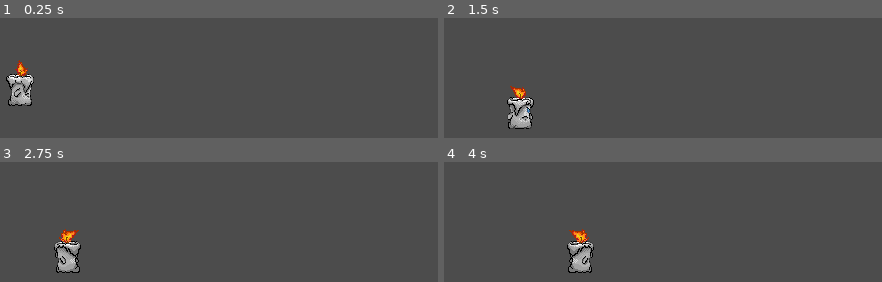
Above: before the commit, frames 1-4 (two rows, left to right).
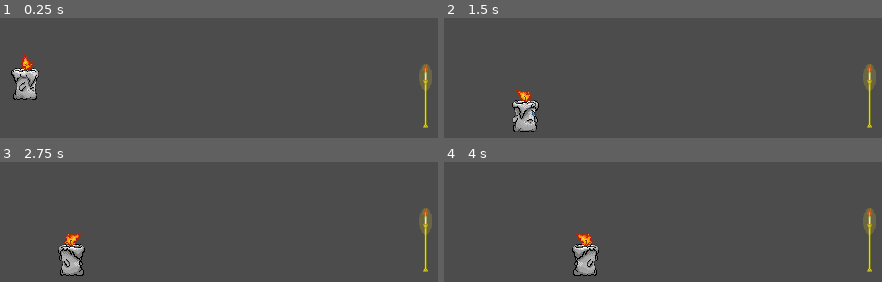
Above: after the commit, the same moments.

Repository: RoySS248/Project_flambo
Game: Godot game, scene res://TestRoom.tscn
Same seed, same stepped clock (60 frames per second), same inputs: the game is played once before the commit and once after it.
Inputs:
- Up to frame 1 (0.25 s): no input
- Up to frame 2 (1.5 s): hold Right (M_right) from 0.53 s (still down)
- Up to frame 3 (2.75 s): release Right (M_right) at 2.03 s; hold Left (M_left) from 2.03 s (still down)
- Up to frame 4 (4 s): release Left (M_left) at 2.78 s; hold Right (M_right) from 2.78 s (still down)

The runs differ from the first frame. In frame 1, 2.5% of the frame differs, in the area x 1-99%, y 30-92%; in frame 2, 2.3%; in frame 3, 2.3%; in frame 4, 2.4%.

Commit message:
Creacion de vela

Diff:
--- /dev/null
+++ b/Candle.gd
@@ -0,0 +1,20 @@
+extends Area2D
+
+
+# Declare member variables here. Examples:
+# var a = 2
+# var b = "text"
+
+
+# Called when the node enters the scene tree for the first time.
+func _ready():
+	pass # Replace with function body.
+
+func _area_shape_axited():
+	print("collision");
+	pass
+
+
+# Called every frame. 'delta' is the elapsed time since the previous frame.
+#func _process(delta):
+#	pass
--- a/Characters/Player/Player.tscn
+++ b/Characters/Player/Player.tscn
@@ -8,7 +8,7 @@
 [ext_resource path="res://Characters/Player/Player.gd" type="Script" id=6]
 
 [sub_resource type="RectangleShape2D" id=1]
-extents = Vector2( 13.2535, 22.0179 )
+extents = Vector2( 10.7762, 13.0129 )
 
 [node name="Player" type="KinematicBody2D"]
 position = Vector2( 143.451, 181.621 )
@@ -27,7 +27,7 @@
 [node name="Position2D" type="Position2D" parent="."]
 
 [node name="Sprite" type="Sprite" parent="Position2D"]
-position = Vector2( -16, -24 )
+position = Vector2( -15.451, -29.621 )
 texture = ExtResource( 1 )
 centered = false
 vframes = 6
--- a/TestRoom.tscn
+++ b/TestRoom.tscn
@@ -1,21 +1,27 @@
-[gd_scene load_steps=4 format=2]
+[gd_scene load_steps=7 format=2]
 
 [ext_resource path="res://Characters/Player/Player.tscn" type="PackedScene" id=1]
+[ext_resource path="res://Recursos/FlamboEnviorement.png" type="Texture" id=2]
+[ext_resource path="res://Candle.gd" type="Script" id=3]
 
 [sub_resource type="RectangleShape2D" id=1]
 extents = Vector2( 261.474, 15.214 )
 
 [sub_resource type="RectangleShape2D" id=2]
-extents = Vector2( 16.4737, 151 )
+extents = Vector2( 16.4737, 155.492 )
+
+[sub_resource type="RectangleShape2D" id=3]
+extents = Vector2( 12.6433, 35.8776 )
 
 [node name="TestRoom" type="StaticBody2D"]
+position = Vector2( 5.88626, 0 )
 
 [node name="Suelo" type="CollisionShape2D" parent="."]
 position = Vector2( 256, 273 )
 shape = SubResource( 1 )
 
 [node name="Pared" type="CollisionShape2D" parent="."]
-position = Vector2( -15, 144 )
+position = Vector2( -22.568, 137.273 )
 shape = SubResource( 2 )
 
 [node name="Pared2" type="CollisionShape2D" parent="."]
@@ -23,4 +29,21 @@
 shape = SubResource( 2 )
 
 [node name="Player" parent="." instance=ExtResource( 1 )]
-position = Vector2( 50.5108, 179.594 )
+position = Vector2( 49.3216, 179.594 )
+
+[node name="Candle" type="Area2D" parent="."]
+position = Vector2( 449.878, 226.201 )
+gravity_vec = Vector2( -1, 1 )
+script = ExtResource( 3 )
+__meta__ = {
+"_edit_group_": true
+}
+
+[node name="CandelCol" type="CollisionShape2D" parent="Candle"]
+shape = SubResource( 3 )
+
+[node name="imageCan" type="Sprite" parent="Candle"]
+position = Vector2( 0.84088, 0 )
+scale = Vector2( 0.500719, 1 )
+z_index = -1
+texture = ExtResource( 2 )
Renamed: FlamboEnviorement.png -> Recursos/FlamboEnviorement.png
Not shown, added: Recursos/FlamboEnviorement.png.import
